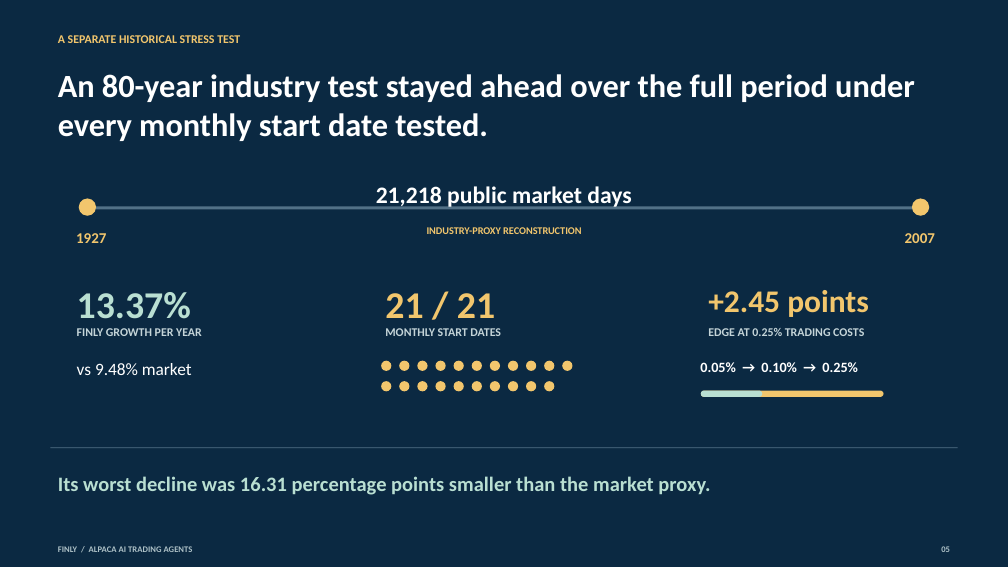
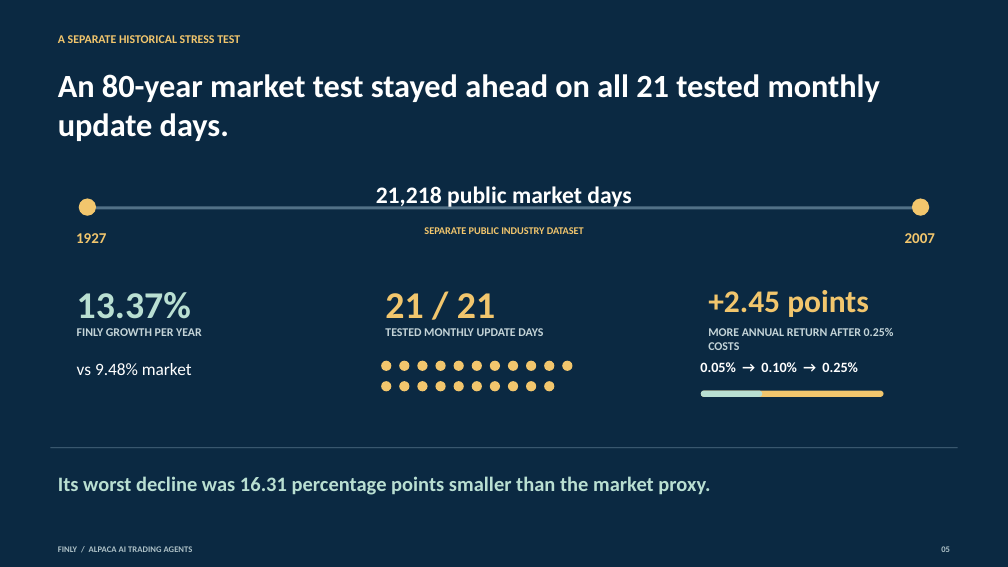
Before and after one commit to owlsowo/finly-bot, a slide deck: slide 5 of public/judge/Finly_Consulting_Deck.pptx. Drawn at 1008x567 pixels with LibreOffice and Linux fonts; fonts in the diff are those of the drawing. Boxes give left, top, right and bottom in pixels: in the first picture for what was removed or moved away, otherwise in the second. Text is boxed around its words. In the diff, an @@ line names an element or a change of style, - is before the commit and + after.

Commit message:
Make Finly accessible to public and technical judges

```diff
--- a/public/judge/Finly_Consulting_Deck.pptx
+++ b/public/judge/Finly_Consulting_Deck.pptx
@@ text at (58, 74, 880, 141): text changed @@
-An 80-year industry test stayed ahead over the full period under every monthly start date tested.
+An 80-year market test stayed ahead on all 21 tested monthly update days.
@@ text at (424, 227, 584, 234): text changed @@
-INDUSTRY-PROXY RECONSTRUCTION
+SEPARATE PUBLIC INDUSTRY DATASET
@@ text at (385, 328, 543, 336): text changed @@
-MONTHLY START DATES
+TESTED MONTHLY UPDATE DAYS
@@ text at (708, 328, 894, 350): text changed @@
-EDGE AT 0.25% TRADING COSTS
+MORE ANNUAL RETURN AFTER 0.25% COSTS
```
Also in this commit, not shown: 6 other slides changed, 23 other files.
